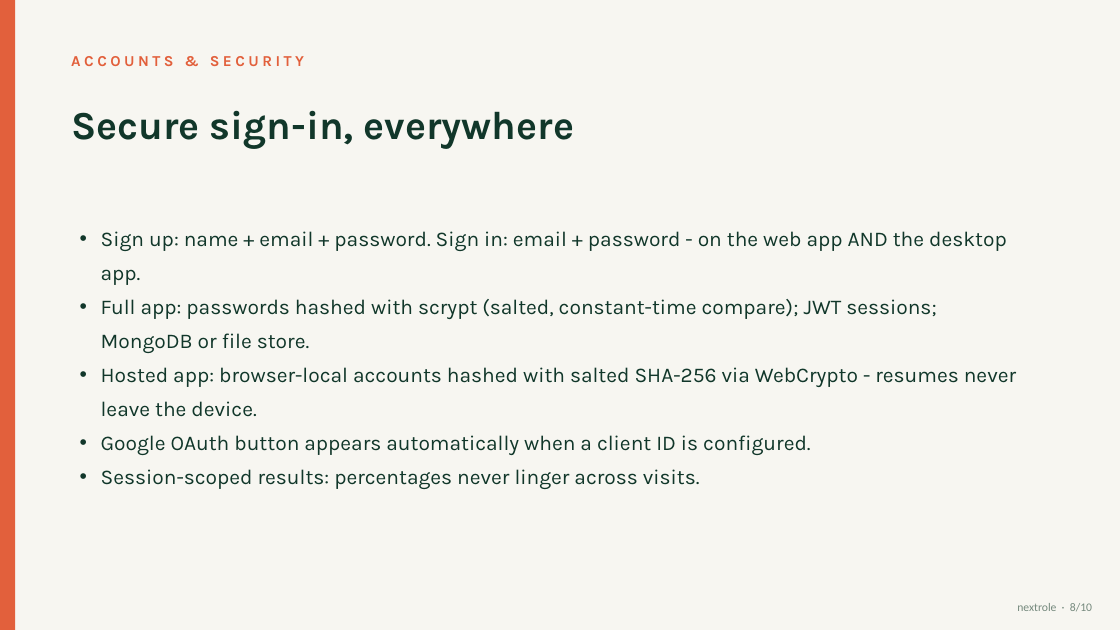
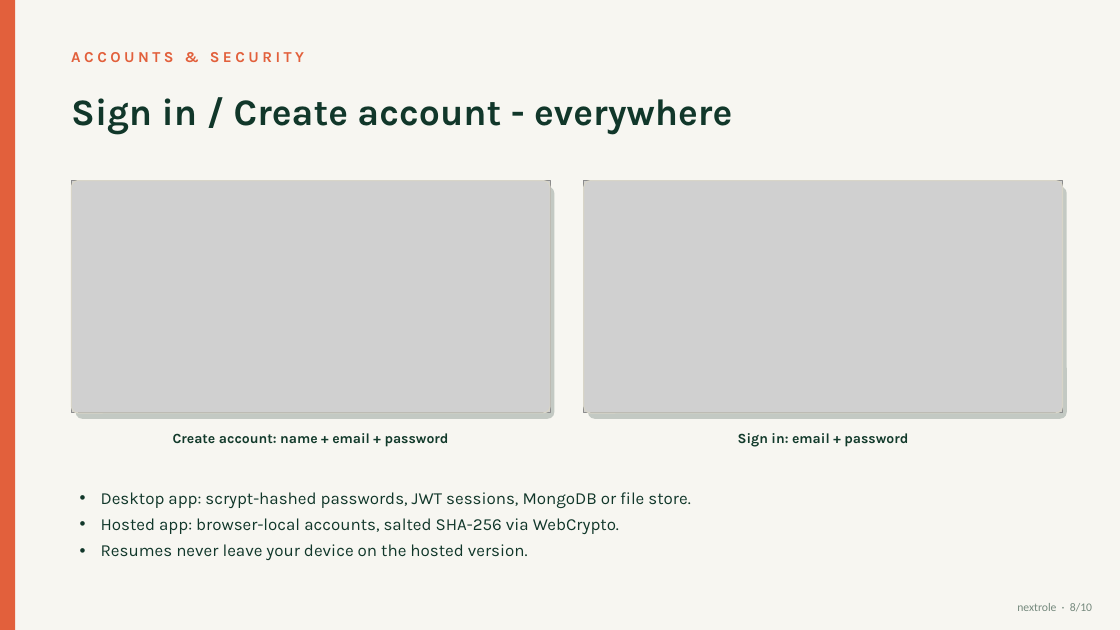
Before and after one commit to saxenavansh070-droid/nextrole, a slide deck: slide 8 of docs/NextRole-Presentation.pptx. Drawn at 1120x630 pixels with LibreOffice and Linux fonts; fonts in the diff are those of the drawing; grey boxes stand for pictures. Boxes give left, top, right and bottom in pixels: in the first picture for what was removed or moved away, otherwise in the second. Text is boxed around its words. In the diff, an @@ line names an element or a change of style, - is before the commit and + after.

Commit message:
Presentation v3: image-led design with real app screenshots and logo

```diff
--- a/docs/NextRole-Presentation.pptx
+++ b/docs/NextRole-Presentation.pptx
@@ text "ACCOUNTS & SECURITY" moved from (x1=71, y1=56, x2=304, y2=66) to (x1=71, y1=52, x2=304, y2=62) @@
@@ text at (x1=71, y1=98, x2=732, y2=135): text changed; size 34 to 32 pt @@
-Secure sign-in, everywhere
+Sign in / Create account - everywhere
@@ picture added at (x1=71, y1=181, x2=550, y2=413) @@
@@ rounded rectangle added at (x1=71, y1=181, x2=550, y2=413), outline #D8D5C8 1 pt @@
@@ rounded rectangle added at (x1=76, y1=187, x2=555, y2=419), fill #0D2C20 at 22% opacity @@
@@ picture added at (x1=584, y1=181, x2=1063, y2=413) @@
@@ rounded rectangle added at (x1=584, y1=181, x2=1063, y2=413), outline #D8D5C8 1 pt @@
@@ rounded rectangle added at (x1=588, y1=187, x2=1067, y2=419), fill #0D2C20 at 22% opacity @@
@@ text removed at (x1=101, y1=231, x2=1016, y2=489) @@
-• Sign up: name + email + password. Sign in: email + password - on the web app AND the desktop app.
-• Full app: passwords hashed with scrypt (salted, constant-time compare); JWT sessions; MongoDB or file store.
-• Hosted app: browser-local accounts hashed with salted SHA-256 via WebCrypto - resumes never leave the device.
-• Google OAuth button appears automatically when a client ID is configured.
-• Session-scoped results: percentages never linger across visits.
@@ text added at (x1=173, y1=433, x2=449, y2=447), 12 pt, text #123A2B, bold @@
+Create account: name + email + password
@@ text added at (x1=738, y1=433, x2=908, y2=447), 12 pt, text #123A2B, bold @@
+Sign in: email + password
@@ text added at (x1=101, y1=492, x2=690, y2=560), 14.5 pt, text #11372A @@
+• Desktop app: scrypt-hashed passwords, JWT sessions, MongoDB or file store.
+• Hosted app: browser-local accounts, salted SHA-256 via WebCrypto.
+• Resumes never leave your device on the hosted version.
```
Also in this commit, not shown: 8 other slides changed, 1 slide added, 1 slide removed.
